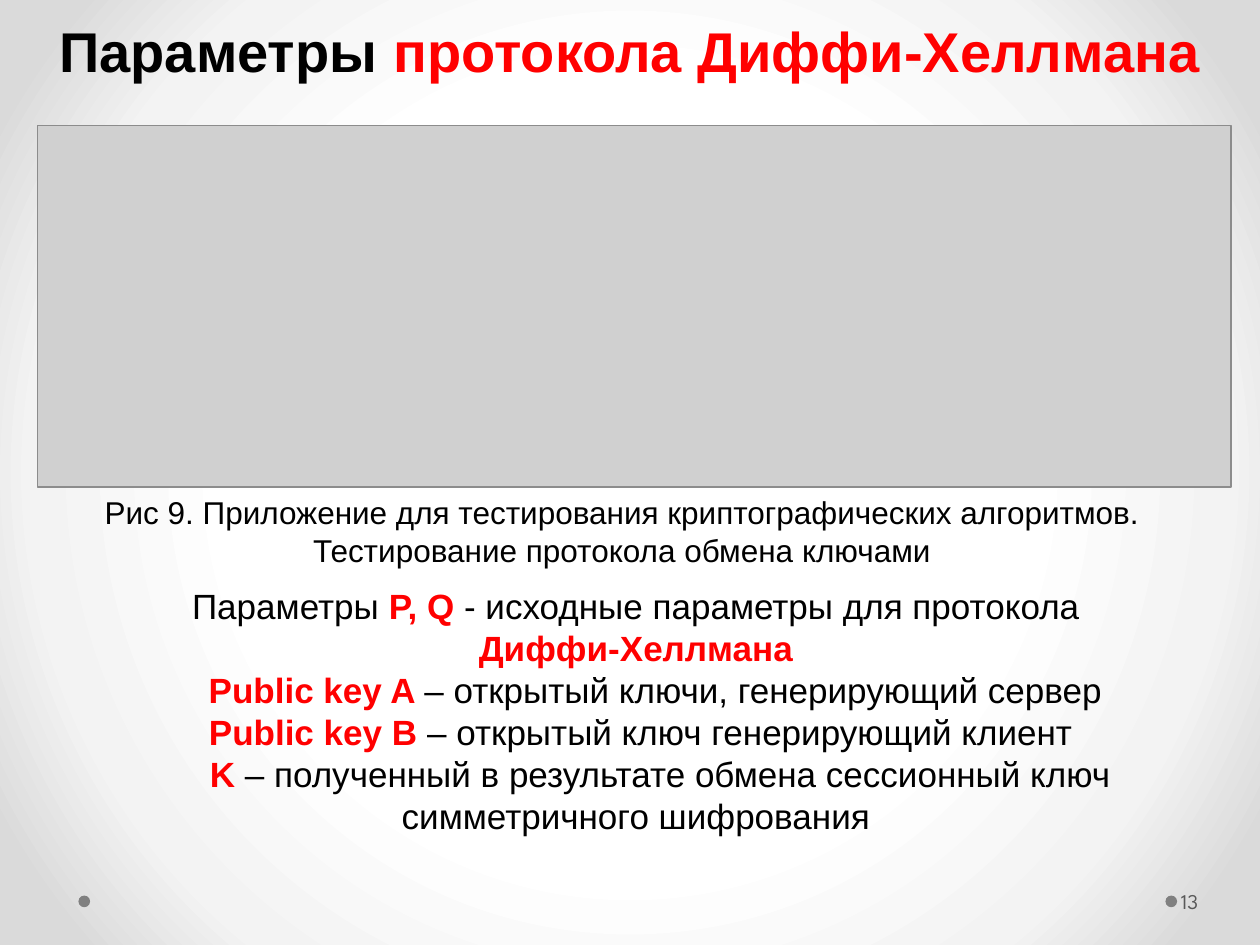
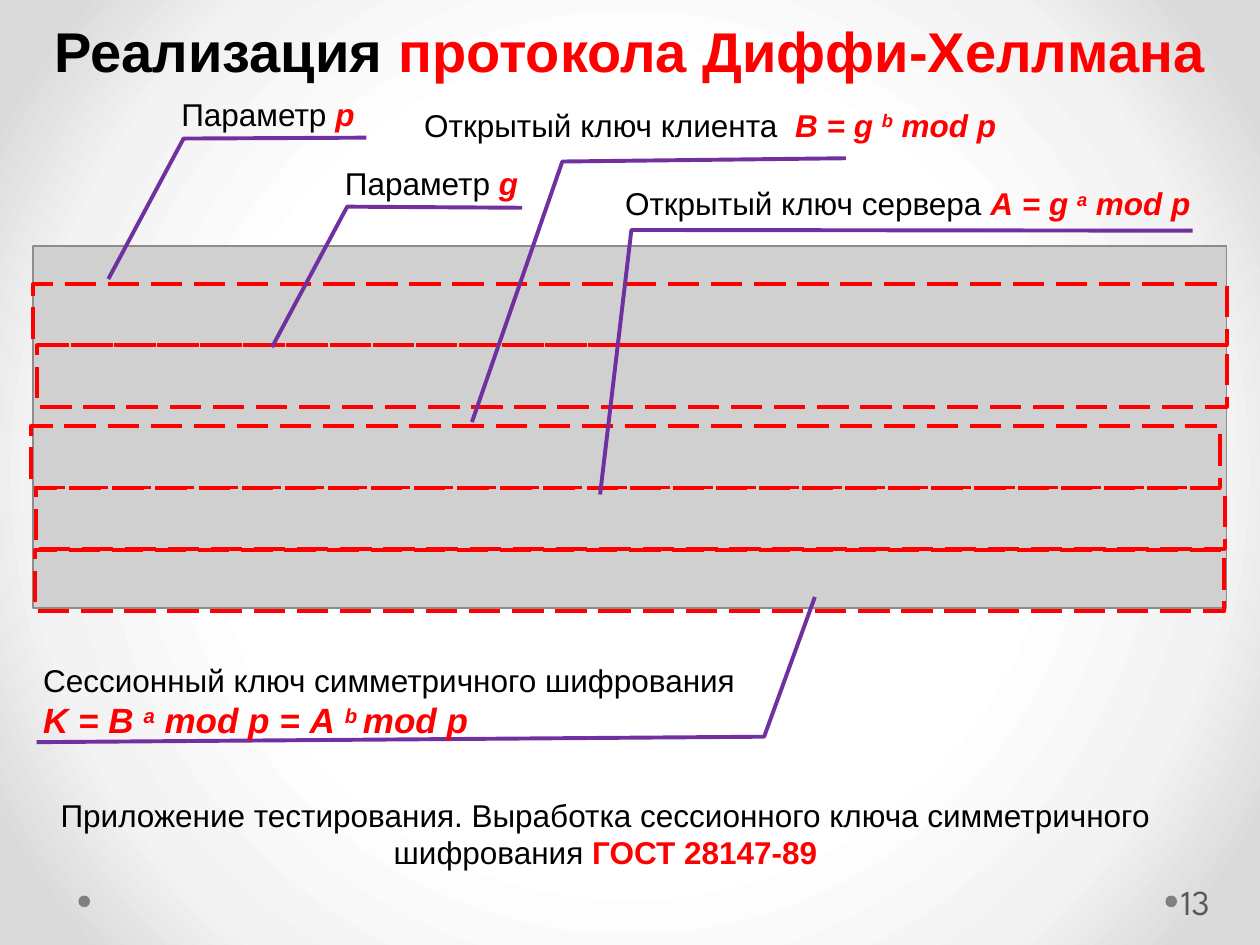
Before and after one commit to romanivanov21/tk_project_windows, a slide deck: slide 13 of ВКР (выпускная квалификационная работа)/MP-49_Ivanov_Roman_present.pptx. Drawn at 1260x945 pixels with LibreOffice and Linux fonts; fonts in the diff are those of the drawing; grey boxes stand for pictures. Boxes give left, top, right and bottom in pixels: in the first picture for what was removed or moved away, otherwise in the second. Text is boxed around its words. In the diff, an @@ line names an element or a change of style, - is before the commit and + after.

Commit message:
Исправлен алгоритм второго этапа и улучшен крипто провайдер

```diff
--- a/ВКР (выпускная квалификационная работа)/MP-49_Ivanov_Roman_present.pptx
+++ b/ВКР (выпускная квалификационная работа)/MP-49_Ivanov_Roman_present.pptx
@@ text at <box>54,31,1204,83</box>: text changed @@
-Параметры протокола Диффи-Хеллмана
+Реализация протокола Диффи-Хеллмана
@@ callout added at <box>0,91,536,137</box>, outline #7030A0 2.25 pt, 18 pt, text #000000 @@
+Параметр p
@@ callout added at <box>412,91,1047,159</box>, outline #7030A0 2.25 pt, 18 pt, text #000000 @@
+Открытый ключ клиента B = g b mod p
@@ callout added at <box>164,159,699,205</box>, outline #7030A0 2.25 pt, 18 pt, text #000000 @@
+Параметр g
@@ callout added at <box>612,169,1247,237</box>, outline #7030A0 2.25 pt, 18 pt, text #000000 @@
+Открытый ключ сервера A = g a mod p
@@ picture: place and size @@
-picture at <box>38,125,1231,486</box>
+picture at <box>33,246,1226,607</box>
@@ rectangle added at <box>33,284,1226,345</box>, outline #FF0000 2.25 pt dashed @@
@@ rectangle added at <box>38,345,1227,407</box>, outline #FF0000 2.25 pt dashed @@
@@ rectangle added at <box>30,426,1220,488</box>, outline #FF0000 2.25 pt dashed @@
@@ rectangle added at <box>35,488,1225,549</box>, outline #FF0000 2.25 pt dashed @@
@@ rectangle added at <box>35,551,1225,612</box>, outline #FF0000 2.25 pt dashed @@
@@ text removed at <box>192,594,1110,836</box> @@
-Параметры P, Q - исходные параметры для протокола
-Диффи-Хеллмана
-Public key A – открытый ключи, генерирующий сервер
-Public key B – открытый ключ генерирующий клиент
-K – полученный в результате обмена сессионный ключ симметричного шифрования
@@ callout added at <box>30,662,769,741</box>, outline #7030A0 2.25 pt, 18 pt, text #000000 @@
+Сессионный ключ симметричного шифрования K = B a mod p = A b mod p
@@ text at <box>61,804,1149,870</box>: text changed @@
-Рис 9. Приложение для тестирования криптографических алгоритмов. Тестирование протокола обмена ключами
+Приложение тестирования. Выработка сессионного ключа симметричного шифрования ГОСТ 28147-89
@@ page number at <box>1181,891,1210,916</box>: size 12 to 20 pt @@
```
Also in this commit, not shown: 4 other slides changed.
